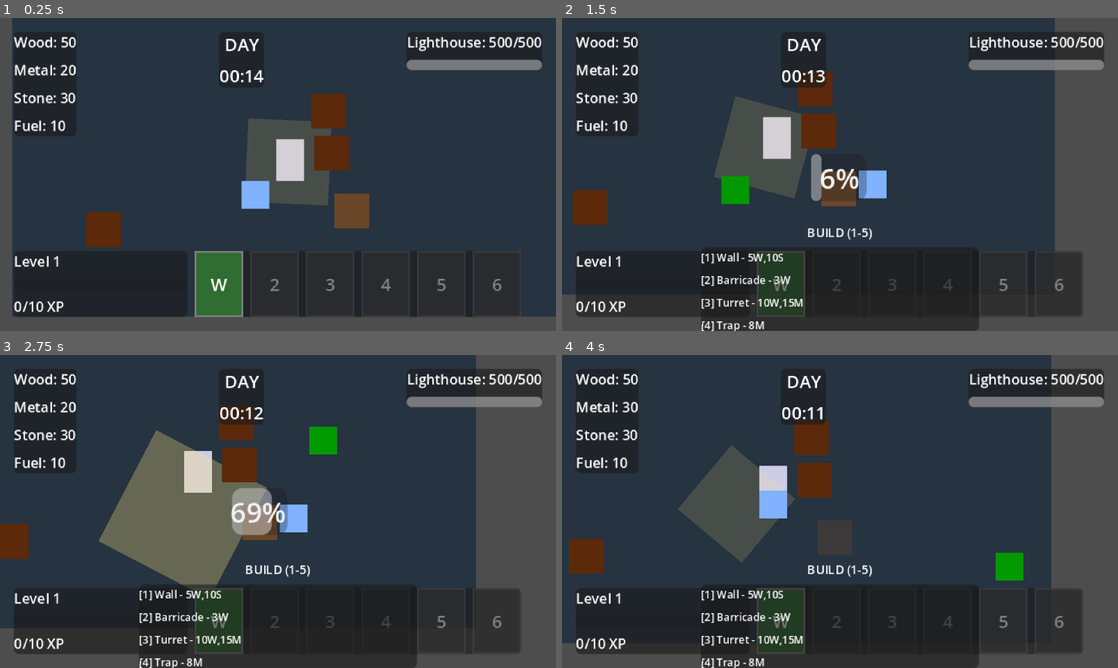
Above: before the commit, frames 1-4 (two rows, left to right).
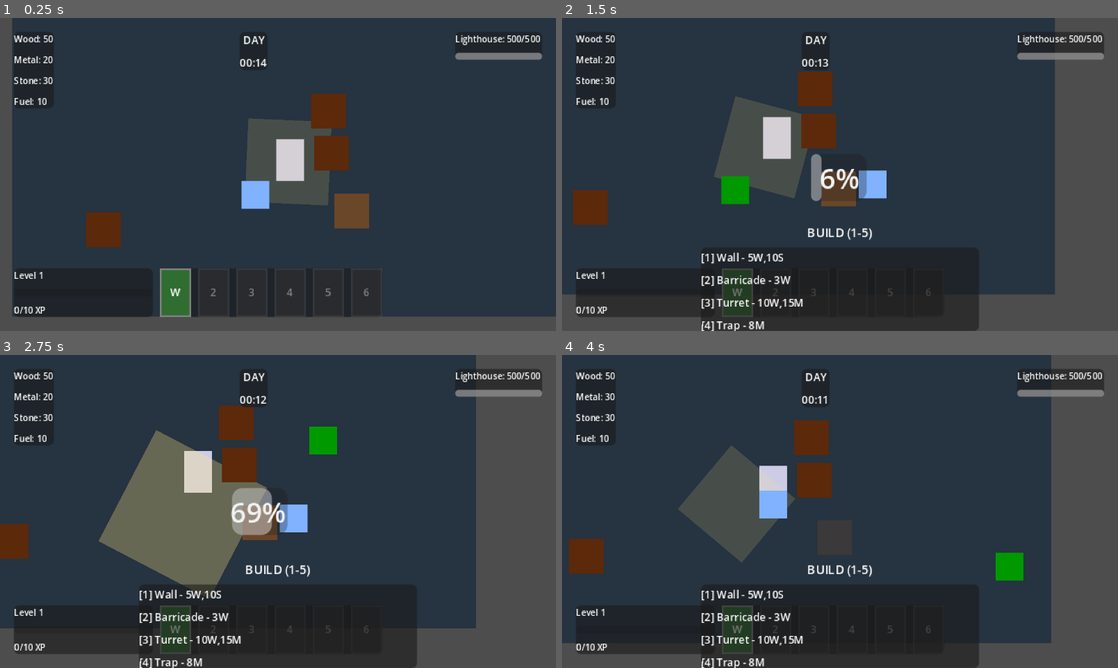
Above: after the commit, the same moments.

Repository: Giorino/last-lighthouse
Game: Godot game, scene res://scenes/main/game.tscn
Two runs of this game, one before a commit and one after it. Both use one fixed random seed, a clock stepped at 60 frames per second and the inputs below. This scene is started directly instead of the project's main scene.
Inputs (mouse positions are in pixels of both pictures, inside the frame that each line leads up to):
- Up to frame 1 (0.25 s): no input
- Up to frame 2 (1.5 s): tap Enter at 0.5 s; move the mouse to (962, 158) at 0.52 s; hold D (move_right) 0.53-1.28 s; hold B (build_mode) 0.53-1.28 s; click (962, 158) at 0.67 s; move the mouse to (728, 190) at 1.27 s; hold S (move_down) from 1.28 s (still down); tap E (interact) at 1.35 s
- Up to frame 3 (2.75 s): move the mouse to (333, 442) at 2.02 s; release S (move_down) at 2.03 s; hold D (move_right) from 2.03 s (still down); hold Space (lighthouse_beam) from 2.03 s (still down)
- Up to frame 4 (4 s): move the mouse to (812, 574) at 2.77 s; release D (move_right) at 2.78 s; release Space (lighthouse_beam) at 2.78 s; hold W (move_up) 2.78-3.53 s; tap R (repair) at 2.85 s; click (812, 574) at 2.92 s; move the mouse to (1006, 558) at 3.52 s; hold A (move_left) from 3.53 s (still down); tap F at 3.6 s

The runs differ from the first frame. In frame 1, 6.5% of the frame differs, in the area x 2-98%, y 5-96%; in frame 2, 7.3%; in frame 3, 7.8%; in frame 4, 6.9%.

Commit message:
UI Scale: Reduce all UI elements by ~40% for better readability
Problem: With 320x180 viewport scaled 6x to 1920x1080, UI was massive
- 8px fonts became 48px on screen (too large)
- Buttons and panels were oversized

Changes:
- HUD fonts: 8px→5px, 10px→6px
- HUD bars: Reduced sizes (XP bar 100→80px, HP bar 60→50px)
- Weapon slots: 28x28→18x18px, font 10→6px
- Game Over: Panel 140x100→120x80px, fonts 12→7px, 7→5px, buttons 40x16→30x12px
- Level Up: Panel 240x100→180x70px, title 12→7px, buttons 100x70→55x45px, font 8→5px
- Pause Menu: Title 12→7px, buttons 8→5px
- Build Menu: Already optimal (6-7px fonts)

Result: All UI now displays at comfortable sizes when scaled 6x

Diff:
--- a/scenes/ui/game_over_screen.tscn
+++ b/scenes/ui/game_over_screen.tscn
@@ -29,10 +29,10 @@
 anchor_top = 0.5
 anchor_right = 0.5
 anchor_bottom = 0.5
-offset_left = -70.0
-offset_top = -50.0
-offset_right = 70.0
-offset_bottom = 50.0
+offset_left = -60.0
+offset_top = -40.0
+offset_right = 60.0
+offset_bottom = 40.0
 grow_horizontal = 2
 grow_vertical = 2
 
@@ -47,7 +47,7 @@
 
 [node name="Title" type="Label" parent="Control/Panel/VBoxContainer"]
 layout_mode = 2
-theme_override_font_sizes/font_size = 12
+theme_override_font_sizes/font_size = 7
 text = "LIGHTHOUSE FELL"
 horizontal_alignment = 1
 
@@ -61,25 +61,25 @@
 
 [node name="NightLabel" type="Label" parent="Control/Panel/VBoxContainer/Stats"]
 layout_mode = 2
-theme_override_font_sizes/font_size = 7
+theme_override_font_sizes/font_size = 5
 text = "Night Reached: 0"
 horizontal_alignment = 1
 
 [node name="EnemiesLabel" type="Label" parent="Control/Panel/VBoxContainer/Stats"]
 layout_mode = 2
-theme_override_font_sizes/font_size = 7
+theme_override_font_sizes/font_size = 5
 text = "Enemies Killed: 0"
 horizontal_alignment = 1
 
 [node name="ResourcesLabel" type="Label" parent="Control/Panel/VBoxContainer/Stats"]
 layout_mode = 2
-theme_override_font_sizes/font_size = 7
+theme_override_font_sizes/font_size = 5
 text = "Resources Gathered: 0"
 horizontal_alignment = 1
 
 [node name="TokensLabel" type="Label" parent="Control/Panel/VBoxContainer/Stats"]
 layout_mode = 2
-theme_override_font_sizes/font_size = 7
+theme_override_font_sizes/font_size = 5
 text = "Keeper Tokens: +0"
 horizontal_alignment = 1
 
@@ -93,13 +93,13 @@
 alignment = 1
 
 [node name="RetryButton" type="Button" parent="Control/Panel/VBoxContainer/Buttons"]
-custom_minimum_size = Vector2(40, 16)
+custom_minimum_size = Vector2(30, 12)
 layout_mode = 2
-theme_override_font_sizes/font_size = 8
+theme_override_font_sizes/font_size = 5
 text = "Retry"
 
 [node name="QuitButton" type="Button" parent="Control/Panel/VBoxContainer/Buttons"]
-custom_minimum_size = Vector2(40, 16)
+custom_minimum_size = Vector2(30, 12)
 layout_mode = 2
-theme_override_font_sizes/font_size = 8
+theme_override_font_sizes/font_size = 5
 text = "Quit"
--- a/scenes/ui/hud.tscn
+++ b/scenes/ui/hud.tscn
@@ -32,22 +32,22 @@
 
 [node name="WoodLabel" type="Label" parent="MarginContainer/VBoxContainer/TopBar/ResourcePanel/VBoxContainer"]
 layout_mode = 2
-theme_override_font_sizes/font_size = 8
+theme_override_font_sizes/font_size = 5
 text = "Wood: 50"
 
 [node name="MetalLabel" type="Label" parent="MarginContainer/VBoxContainer/TopBar/ResourcePanel/VBoxContainer"]
 layout_mode = 2
-theme_override_font_sizes/font_size = 8
+theme_override_font_sizes/font_size = 5
 text = "Metal: 20"
 
 [node name="StoneLabel" type="Label" parent="MarginContainer/VBoxContainer/TopBar/ResourcePanel/VBoxContainer"]
 layout_mode = 2
-theme_override_font_sizes/font_size = 8
+theme_override_font_sizes/font_size = 5
 text = "Stone: 30"
 
 [node name="FuelLabel" type="Label" parent="MarginContainer/VBoxContainer/TopBar/ResourcePanel/VBoxContainer"]
 layout_mode = 2
-theme_override_font_sizes/font_size = 8
+theme_override_font_sizes/font_size = 5
 text = "Fuel: 10"
 
 [node name="CenterPanel" type="PanelContainer" parent="MarginContainer/VBoxContainer/TopBar"]
@@ -60,13 +60,13 @@
 
 [node name="PhaseLabel" type="Label" parent="MarginContainer/VBoxContainer/TopBar/CenterPanel/VBoxContainer"]
 layout_mode = 2
-theme_override_font_sizes/font_size = 10
+theme_override_font_sizes/font_size = 6
 text = "NIGHT"
 horizontal_alignment = 1
 
 [node name="TimeLabel" type="Label" parent="MarginContainer/VBoxContainer/TopBar/CenterPanel/VBoxContainer"]
 layout_mode = 2
-theme_override_font_sizes/font_size = 10
+theme_override_font_sizes/font_size = 6
 text = "01:00"
 horizontal_alignment = 1
 
@@ -80,11 +80,11 @@
 
 [node name="HPLabel" type="Label" parent="MarginContainer/VBoxContainer/TopBar/LighthousePanel/VBoxContainer"]
 layout_mode = 2
-theme_override_font_sizes/font_size = 8
+theme_override_font_sizes/font_size = 5
 text = "Lighthouse: 500/500"
 
 [node name="HPBar" type="ProgressBar" parent="MarginContainer/VBoxContainer/TopBar/LighthousePanel/VBoxContainer"]
-custom_minimum_size = Vector2(60, 6)
+custom_minimum_size = Vector2(50, 4)
 layout_mode = 2
 max_value = 500.0
 value = 500.0
@@ -106,18 +106,18 @@
 
 [node name="LevelLabel" type="Label" parent="MarginContainer/VBoxContainer/BottomBar/PlayerPanel/VBoxContainer"]
 layout_mode = 2
-theme_override_font_sizes/font_size = 8
+theme_override_font_sizes/font_size = 5
 text = "Level 1"
 
 [node name="XPBar" type="ProgressBar" parent="MarginContainer/VBoxContainer/BottomBar/PlayerPanel/VBoxContainer"]
-custom_minimum_size = Vector2(100, 6)
+custom_minimum_size = Vector2(80, 4)
 layout_mode = 2
 max_value = 10.0
 show_percentage = false
 
 [node name="XPLabel" type="Label" parent="MarginContainer/VBoxContainer/BottomBar/PlayerPanel/VBoxContainer"]
 layout_mode = 2
-theme_override_font_sizes/font_size = 8
+theme_override_font_sizes/font_size = 5
 text = "0/10 XP"
 
 [node name="WeaponPanel" type="PanelContainer" parent="MarginContainer/VBoxContainer/BottomBar"]
--- a/scenes/ui/level_up_screen.tscn
+++ b/scenes/ui/level_up_screen.tscn
@@ -11,10 +11,10 @@
 anchor_top = 0.5
 anchor_right = 0.5
 anchor_bottom = 0.5
-offset_left = -120.0
-offset_top = -50.0
-offset_right = 120.0
-offset_bottom = 50.0
+offset_left = -90.0
+offset_top = -35.0
+offset_right = 90.0
+offset_bottom = 35.0
 
 [node name="VBoxContainer" type="VBoxContainer" parent="PanelContainer"]
 layout_mode = 2
@@ -22,7 +22,7 @@
 
 [node name="LevelLabel" type="Label" parent="PanelContainer/VBoxContainer"]
 layout_mode = 2
-theme_override_font_sizes/font_size = 12
+theme_override_font_sizes/font_size = 7
 text = "LEVEL UP!"
 horizontal_alignment = 1
 
--- a/scenes/ui/pause_menu.tscn
+++ b/scenes/ui/pause_menu.tscn
@@ -46,25 +46,25 @@
 
 [node name="Title" type="Label" parent="Control/Panel/VBoxContainer"]
 layout_mode = 2
-theme_override_font_sizes/font_size = 12
+theme_override_font_sizes/font_size = 7
 text = "PAUSED"
 horizontal_alignment = 1
 
 [node name="Spacer1" type="Control" parent="Control/Panel/VBoxContainer"]
-custom_minimum_size = Vector2(0, 8)
+custom_minimum_size = Vector2(0, 6)
 layout_mode = 2
 
 [node name="ResumeButton" type="Button" parent="Control/Panel/VBoxContainer"]
 layout_mode = 2
-theme_override_font_sizes/font_size = 8
+theme_override_font_sizes/font_size = 5
 text = "Resume (ESC)"
 
 [node name="SettingsButton" type="Button" parent="Control/Panel/VBoxContainer"]
 layout_mode = 2
-theme_override_font_sizes/font_size = 8
+theme_override_font_sizes/font_size = 5
 text = "Settings"
 
 [node name="QuitButton" type="Button" parent="Control/Panel/VBoxContainer"]
 layout_mode = 2
-theme_override_font_sizes/font_size = 8
+theme_override_font_sizes/font_size = 5
 text = "Quit"
--- a/scripts/ui/hud.gd
+++ b/scripts/ui/hud.gd
@@ -139,7 +139,7 @@
 	# Create 6 weapon slot indicators
 	for i in range(6):
 		var slot_panel = PanelContainer.new()
-		slot_panel.custom_minimum_size = Vector2(28, 28)
+		slot_panel.custom_minimum_size = Vector2(18, 18)
 		slot_panel.name = "WeaponSlot%d" % i
 
 		# Check if slot is filled
@@ -171,7 +171,7 @@
 			slot_label.text = "%d" % (i + 1)
 		slot_label.horizontal_alignment = HORIZONTAL_ALIGNMENT_CENTER
 		slot_label.vertical_alignment = VERTICAL_ALIGNMENT_CENTER
-		slot_label.add_theme_font_size_override("font_size", 10)
+		slot_label.add_theme_font_size_override("font_size", 6)
 		slot_label.add_theme_color_override("font_color", Color.WHITE if is_filled else Color(0.5, 0.5, 0.5))
 
 		slot_panel.add_child(slot_label)
--- a/scripts/ui/level_up_screen.gd
+++ b/scripts/ui/level_up_screen.gd
@@ -50,14 +50,14 @@
 func create_choice_button(option: Dictionary, index: int) -> void:
 	"""PHASE 5D: Create an animated button for an upgrade choice"""
 	var button = Button.new()
-	button.custom_minimum_size = Vector2(100, 70)
+	button.custom_minimum_size = Vector2(55, 45)
 
 	# Set button text
 	var button_text = "%s\n%s" % [option.name, option.description]
 	button.text = button_text
 
 	# Style the button for pixel art
-	button.add_theme_font_size_override("font_size", 8)
+	button.add_theme_font_size_override("font_size", 5)
 
 	# PHASE 5D: Add custom styling
 	var normal_style = StyleBoxFlat.new()
